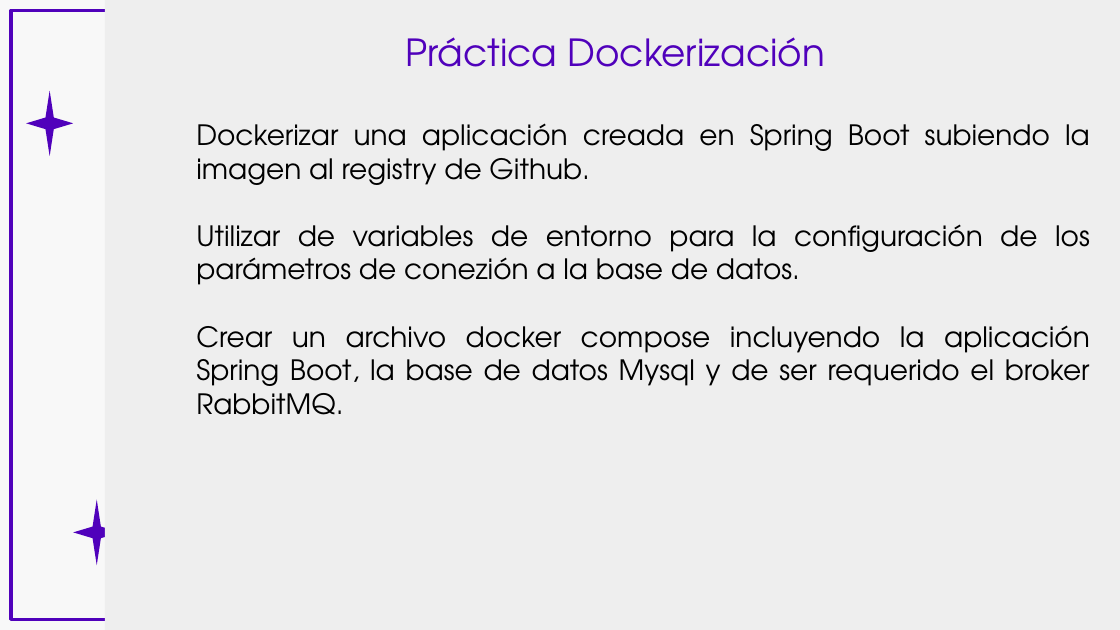
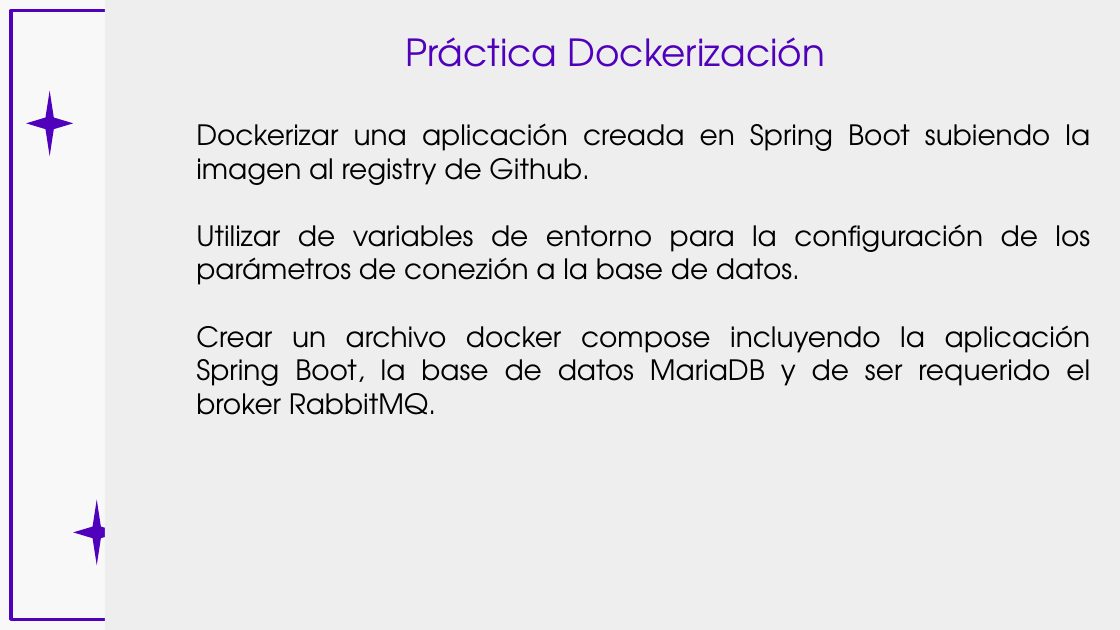
Before and after one commit to n-p-hub/claseDocker2024, a slide deck: slide 7 of Clase - Docker - UTN.BA & Accenture.pptx (slide 6 before the commit). Drawn at 1120x630 pixels with LibreOffice and Linux fonts; fonts in the diff are those of the drawing; background and template pictures are left out. Boxes give left, top, right and bottom in pixels: in the first picture for what was removed or moved away, otherwise in the second. Text is boxed around its words. In the diff, an @@ line names an element or a change of style, - is before the commit and + after.

```diff
--- a/Clase - Docker - UTN.BA & Accenture.pptx
+++ b/Clase - Docker - UTN.BA & Accenture.pptx
@@ text at [196, 326, 1091, 415]: text changed @@
-Crear un archivo docker compose incluyendo la aplicación Spring Boot, la base de datos Mysql y de ser requerido el broker RabbitMQ.
+Crear un archivo docker compose incluyendo la aplicación Spring Boot, la base de datos MariaDB y de ser requerido el broker RabbitMQ.
```
Also in this commit, not shown: 1 slide added, 5 other files.
